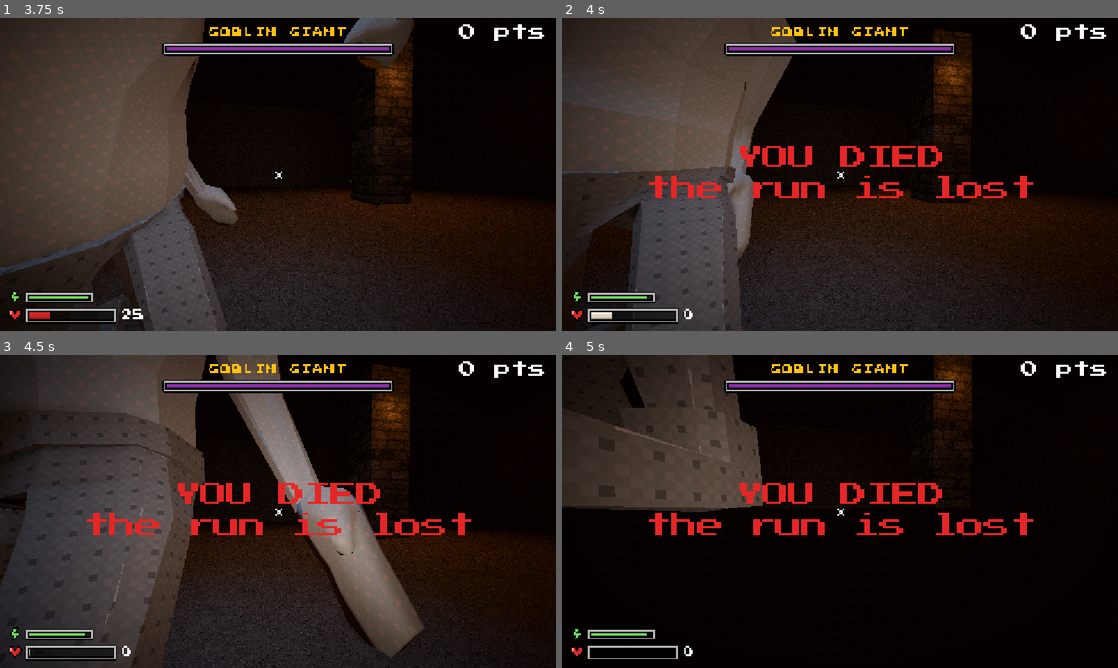
Above: before the commit, frames 1-4 (two rows, left to right).
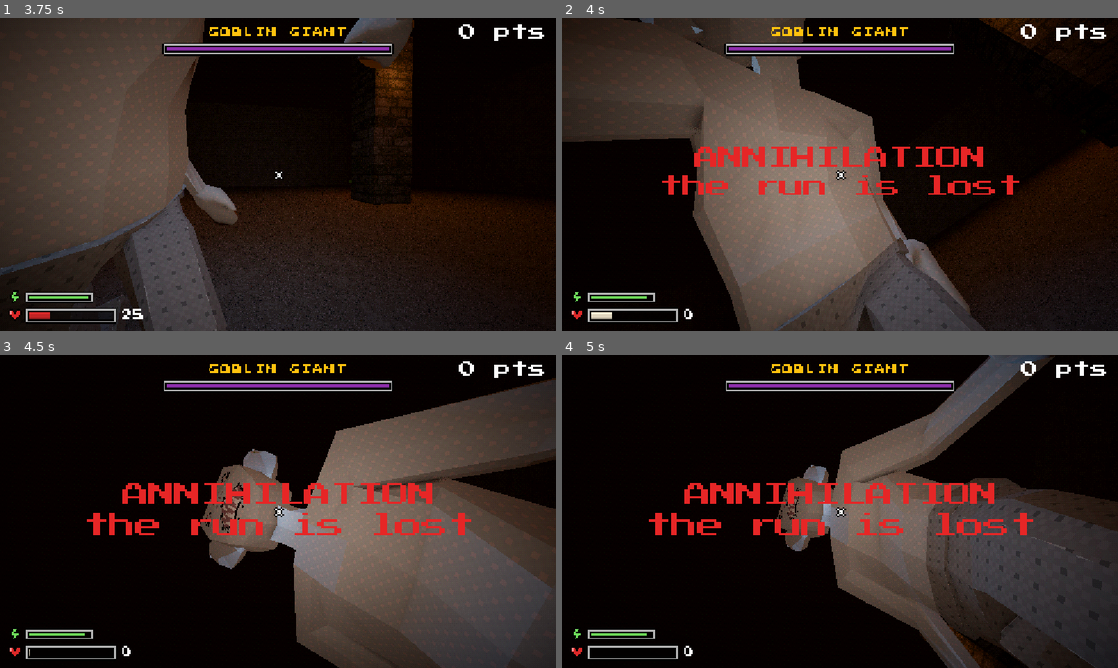
Above: after the commit, the same moments.

Repository: jmenoandrii/one-more-time
Game: Godot game, scene res://Scenes/final_battle.tscn
The game is run twice, just before and just after one commit, with the same random seed, the same clock (stepped at 60 frames per second) and the same inputs. This scene is started directly instead of the project's main scene. Sound files missing from this copy of the repository are replaced by a short silence.
Inputs (mouse positions are in pixels of both pictures, inside the frame that each line leads up to):
- Up to frame 1 (3.75 s): tap Enter (ui_accept) at 0.5 s; move the mouse to (305, 174) at 0.52 s; hold Shift (run) 0.53-1.28 s; hold W (move_forward) from 0.53 s (still down); tap Space (jump) at 0.77, 1.52, 3.02 s; move the mouse to (250, 174) at 1.27 s; click (250, 174) at 1.35 s; tap Shift (run) at 1.55, 2.3, 3.05 s; move the mouse to (289, 168) at 2.02 s; hold Ctrl (crouch) 2.03-2.78 s; move the mouse to (272, 180) at 2.77 s; right-click (272, 180) at 2.85 s; move the mouse to (316, 177) at 3.52 s; hold E (interact) from 3.53 s (still down)
- Up to frame 2 (4 s): keep holding W (move_forward); keep holding E (interact); tap Space (jump) at 3.77 s; tap Shift (run) at 3.8 s
- Up to frame 3 (4.5 s): keep holding W (move_forward); move the mouse to (233, 508) at 4.27 s; release E (interact) at 4.28 s; tap Shift (run) at 4.35 s
- Up to frame 4 (5 s): keep holding W (move_forward); tap Space (jump) at 4.52 s

Frame 1 is identical in both runs. In frame 2, 44% of the frame differs, in the area x 0-100%, y 0-100%; in frame 3, 77%; in frame 4, 47%.

Commit message:
Enhance gameplay with new debug cheats, improved enemy interactions, and expanded audio resources

Diff:
--- a/Prefabs/melee_monster.tscn
+++ b/Prefabs/melee_monster.tscn
@@ -29,7 +29,7 @@
 
 [sub_resource type="CylinderShape3D" id="CylinderShape3D_g0qyx"]
 height = 4.0
-radius = 16.0
+radius = 20.0
 
 [node name="MeleeMonster" type="CharacterBody3D" unique_id=465993397]
 script = ExtResource("1_84jqe")
--- a/Prefabs/range_monster.tscn
+++ b/Prefabs/range_monster.tscn
@@ -31,7 +31,7 @@
 
 [sub_resource type="CylinderShape3D" id="CylinderShape3D_g0qyx"]
 height = 4.0
-radius = 11.0
+radius = 20.0
 
 [sub_resource type="AudioStreamRandomizer" id="AudioStreamRandomizer_1vvqj"]
 playback_mode = 1
--- a/Scenes/hud.tscn
+++ b/Scenes/hud.tscn
@@ -20,6 +20,9 @@
 [ext_resource type="AudioStream" uid="uid://ba327r73emopp" path="res://Sounds/Kombo/06. Unstoppable.wav" id="18_unstoppable"]
 [ext_resource type="AudioStream" uid="uid://cppgqri4g53ap" path="res://Sounds/Kombo/05. Dominating.wav" id="19_dominating"]
 [ext_resource type="AudioStream" uid="uid://w6udb3hicrfd" path="res://Sounds/Kombo/02. Rampage.wav" id="20_rampage"]
+[ext_resource type="AudioStream" uid="uid://u1th6foyifgp" path="res://Sounds/Kombo/29. Game Over.wav" id="21_game_over"]
+[ext_resource type="AudioStream" uid="uid://bfuyf84porqeg" path="res://Sounds/Kombo/23. Final Stand.wav" id="22_final_stand"]
+[ext_resource type="AudioStream" uid="uid://b2ew0wudbt7sq" path="res://Sounds/Kombo/24. Annihilation.wav" id="23_annihilation"]
 [ext_resource type="Texture2D" uid="uid://dadwx7d2bmdx1" path="res://UI/Revolver/cylinder_0.png" id="cyl0"]
 [ext_resource type="Texture2D" uid="uid://dc5rrornq6swx" path="res://UI/Revolver/cylinder_1.png" id="cyl1"]
 [ext_resource type="Texture2D" uid="uid://cm8s3a8j3joy" path="res://UI/Revolver/cylinder_2.png" id="cyl2"]
@@ -101,7 +104,7 @@
 horizontal_alignment = 1
 vertical_alignment = 1
 
-[node name="CombatMessages" type="Control" parent="Root" unique_id=1572039486]
+[node name="CombatMessages" type="Control" parent="Root" unique_id=1572039486 node_paths=PackedStringArray("death_label")]
 layout_mode = 1
 anchors_preset = 15
 anchor_right = 1.0
@@ -111,6 +114,12 @@
 mouse_filter = 2
 script = ExtResource("15_combat")
 streak_sounds = Array[AudioStream]([ExtResource("16_double"), ExtResource("17_triple"), ExtResource("18_unstoppable"), ExtResource("19_dominating"), ExtResource("20_rampage")])
+death_label = NodePath("../DeathLabel")
+death_sounds = Array[AudioStream]([ExtResource("21_game_over"), ExtResource("23_annihilation")])
+death_texts = ["GAME OVER", "ANNIHILATION"]
+final_death_sound = ExtResource("22_final_stand")
+final_death_text = "FINAL STAND"
+all_killed_sound = ExtResource("22_final_stand")
 
 [node name="CritLabel" type="Label" parent="Root/CombatMessages" unique_id=1938475620]
 layout_mode = 1
@@ -151,7 +160,7 @@
 vertical_alignment = 1
 
 [node name="StreakSound" type="AudioStreamPlayer" parent="Root/CombatMessages" unique_id=1840273615]
-volume_db = 5.0
+volume_db = 7.197
 pitch_scale = 0.76
 
 [node name="Clock" type="Control" parent="Root" unique_id=1883068576]
--- a/Scripts/Boss.gd
+++ b/Scripts/Boss.gd
@@ -41,6 +41,7 @@
 var _forearm := -1
 
 func _ready() -> void:
+	add_to_group("enemy") # e.g. the player's death camera looks at the nearest enemy
 	player = get_tree().get_first_node_in_group("player")
 	health_component.health_changed.connect(_on_health_changed)
 	health_component.died.connect(_die)
@@ -175,5 +176,6 @@
 	var stone := stone_scene.instantiate()
 	for child in stone.get_children():
 		if child is VisualInstance3D:
+			child.owner = null # it leaves its scene: the old owner would be wrong
 			child.reparent(_held_stone, false)
 	stone.free()
--- /dev/null
+++ b/Scripts/Global/debug_cheats.gd
@@ -0,0 +1,40 @@
+extends Node
+
+# Test hotkeys, only in a debug build (run from the editor), never in an exported game:
+#   F1 — kill every enemy of the level (the final gate opens)
+#   F2 — +POINTS points
+#   F3 — the next loop (no upgrade, the points stay)
+#   F4 — straight to the boss fight, with the weapons in hands
+
+const POINTS := 500
+
+func _ready() -> void:
+	process_mode = Node.PROCESS_MODE_ALWAYS
+	if not OS.is_debug_build():
+		set_process_input(false)
+
+func _input(event: InputEvent) -> void:
+	if not (event is InputEventKey and event.pressed and not event.echo):
+		return
+	match event.physical_keycode:
+		KEY_F1:
+			_kill_all()
+		KEY_F2:
+			RunState.add_xp(POINTS)
+		KEY_F3:
+			if not RunState.in_final:
+				RunState.complete_level(null)
+				RunState.start_next_loop()
+		KEY_F4:
+			var player := get_tree().get_first_node_in_group("player")
+			if player and not RunState.in_final:
+				RunState.enter_final(player.get_owned_weapon_names())
+		_:
+			return
+	get_viewport().set_input_as_handled()
+
+func _kill_all() -> void:
+	for enemy in get_tree().get_nodes_in_group("enemy"):
+		var health := enemy.get_node_or_null("HealthComponent") as HealthComponent
+		if health and health.current_health > 0:
+			health.take_damage(health.current_health + 1.0)
--- a/Scripts/Global/run_state.gd
+++ b/Scripts/Global/run_state.gd
@@ -100,13 +100,20 @@
 
 # upgrade = the bought card, paid with points; null = skipped (or nothing left to buy)
 func complete_level(upgrade: UpgradeData) -> void:
-	if upgrade and can_afford(upgrade):
-		var price := get_price(upgrade)
-		xp -= price
-		upgrades[upgrade.id] = get_stacks(upgrade) + 1
-		GameEvents.xp_changed.emit(xp, -price)
+	buy_upgrade(upgrade)
 	loop += 1
 	save_run()
+
+# pays for the next level of the card; false (nothing bought) if it can't be afforded.
+# Not saved by itself: complete_level saves, like the points
+func buy_upgrade(upgrade: UpgradeData) -> bool:
+	if upgrade == null or not can_afford(upgrade):
+		return false
+	var price := get_price(upgrade)
+	xp -= price
+	upgrades[upgrade.id] = get_stacks(upgrade) + 1
+	GameEvents.xp_changed.emit(xp, -price)
+	return true
 
 # after the loop message: the level starts again as the next loop
 func start_next_loop() -> void:
--- a/Scripts/Player/Player.gd
+++ b/Scripts/Player/Player.gd
@@ -46,6 +46,11 @@
 # state params
 var is_crouching := false
 var is_player_dead := false
+# death camera: it drops near the floor, rolls on its side and turns to the killer's head
+const DEATH_EYE_HEIGHT := 0.35 # above the feet: low, but the near plane stays clear of the floor
+const DEATH_ROLL := 70.0 # degrees, lying on the side
+const DEATH_SPEED := 4.0 # how fast it falls / turns
+var _death_target: Node3D # the nearest enemy when the player died
 var is_cursor_locked := true
 
 # referens
@@ -331,13 +336,47 @@
 	if is_player_dead: return
 
 	is_player_dead = true
+	headbob.stop()
+	weapons_manager.visible = false
+	_death_target = _nearest_enemy()
+	head.top_level = true # moved in world space from now on, free of the body's yaw
 	GameEvents.player_died.emit()
 
 func _process_death() -> void:
-	head.global_position = head.global_position.move_toward(global_position, 0.1)
+	var k := 1.0 - exp(-DEATH_SPEED * get_physics_process_delta_time())
+	var position_now := head.global_position.lerp(global_position + Vector3.UP * DEATH_EYE_HEIGHT, k)
+
+	var direction := -head.global_basis.z
+	if is_instance_valid(_death_target):
+		direction = _head_point(_death_target) - position_now
+	if direction.length_squared() < 0.0001:
+		direction = -global_basis.z
+	var up := Vector3.UP if absf(direction.normalized().y) < 0.99 else Vector3.BACK
+	var target := Basis.looking_at(direction, up) * Basis(Vector3.FORWARD, deg_to_rad(DEATH_ROLL))
+	head.global_transform = Transform3D(head.global_basis.orthonormalized().slerp(target, k), position_now)
 
 	velocity.x = move_toward(velocity.x, 0, 0.5)
 	velocity.z = move_toward(velocity.z, 0, 0.5)
+
+func _nearest_enemy() -> Node3D:
+	var nearest: Node3D = null
+	var best := INF
+	for enemy in get_tree().get_nodes_in_group("enemy"):
+		var distance := global_position.distance_squared_to(enemy.global_position)
+		if distance < best:
+			best = distance
+			nearest = enemy
+	return nearest
+
+# about where the enemy's head is: near the top of its collision box
+func _head_point(enemy: Node3D) -> Vector3:
+	var height := 1.6
+	for shape_node in enemy.find_children("*", "CollisionShape3D", false, false):
+		var box := (shape_node as CollisionShape3D).shape as BoxShape3D
+		if box:
+			height = (shape_node as CollisionShape3D).position.y + box.size.y * 0.5 - 0.3
+			break
+	return enemy.global_position + Vector3.UP * height * enemy.scale.y
 
 func play_step_sounds():
 	if floortype_ray.is_colliding():
--- a/Scripts/RangeMonster.gd
+++ b/Scripts/RangeMonster.gd
@@ -270,6 +270,7 @@
 	_held_stone.visible = false
 	for child in stone.get_children():
 		if child is VisualInstance3D:
+			child.owner = null # it leaves its scene: the old owner would be wrong
 			child.reparent(_held_stone, false)
 	stone.free()
 	add_child(_held_stone)
--- a/Scripts/UI/combat_messages.gd
+++ b/Scripts/UI/combat_messages.gd
@@ -7,6 +7,9 @@
 # Children (edit them in the scene): CritLabel — the look of one crit popup (hidden template,
 # duplicated for every crit, so several can be on screen); StreakLabel — the multi-kill announcement;
 # StreakSound — plays the announcer line (its pitch_scale / volume are set there).
+# The announcer also speaks when the player dies and when every enemy is dead; a new line cuts
+# the one playing (one voice, like the combos). On a death the death label shows what is said:
+# the run is lost — or, in the boss fight, the run goes on with the next loop.
 
 @export_group("Crit")
 @export var crit_text: String = "CRIT! %d" # %d = the damage
@@ -23,6 +26,16 @@
 @export var streak_hold: float = 1.2 # on screen before fading, s
 @export var streak_fade: float = 0.4
 
+@export_group("Announcer")
+@export var death_label: Label # the big text on a death; gets the line said
+@export var death_sounds: Array[AudioStream] = [] # one at random when the player dies
+@export var death_texts: PackedStringArray = ["ANNIHILATION", "GAME OVER"] # in the same order as death_sounds
+@export var death_subtitle: String = "the run is lost"
+@export var final_death_sound: AudioStream # a death in the boss fight: the run goes on
+@export var final_death_text: String = "ONE MORE TIME"
+@export var final_death_subtitle: String = "the loop goes on"
+@export var all_killed_sound: AudioStream # every enemy of the level is dead (the final gate opens)
+
 @onready var _crit_template: Label = $CritLabel
 @onready var _streak_label: Label = $StreakLabel
 @onready var _streak_sound: AudioStreamPlayer = $StreakSound
@@ -34,6 +47,8 @@
 	_streak_label.visible = false
 	GameEvents.enemy_hit.connect(_on_enemy_hit)
 	GameEvents.kill_streak.connect(_on_kill_streak)
+	GameEvents.player_died.connect(_on_player_died)
+	GameEvents.final_unlocked.connect(_announce.bind(all_killed_sound))
 
 func _on_enemy_hit(damage: float, is_crit: bool, _killed: bool) -> void:
 	if not is_crit:
@@ -53,6 +68,30 @@
 	tween.parallel().tween_property(label, "modulate:a", 0.0, crit_time * 0.4).set_delay(crit_time * 0.6)
 	tween.tween_callback(label.queue_free)
 
+func _on_player_died() -> void:
+	var text: String
+	var subtitle: String
+	if RunState.in_final:
+		_announce(final_death_sound)
+		text = final_death_text
+		subtitle = final_death_subtitle
+	else:
+		var index := randi() % maxi(death_sounds.size(), 1)
+		if index < death_sounds.size():
+			_announce(death_sounds[index])
+		text = death_texts[index] if index < death_texts.size() else "YOU DIED"
+		subtitle = death_subtitle
+	if death_label:
+		death_label.text = "%s
+%s" % [text, subtitle] if subtitle != "" else text
+		_pop(death_label) # stays: the level restarts under it
+
+func _announce(sound: AudioStream) -> void:
+	if sound == null:
+		return
+	_streak_sound.stream = sound
+	_streak_sound.play()
+
 func _on_kill_streak(kills: int, bonus: int) -> void:
 	if streak_names.is_empty():
 		return
@@ -63,15 +102,20 @@
 		_streak_sound.play()
 	if bonus > 0:
 		_streak_label.text += bonus_text % bonus
-	_streak_label.visible = true
-	_streak_label.modulate.a = 1.0
-	_streak_label.pivot_offset = _streak_label.size * 0.5
-	_streak_label.scale = Vector2.ONE * 2.0
-
 	if _streak_tween:
 		_streak_tween.kill()
-	_streak_tween = create_tween()
-	_streak_tween.tween_property(_streak_label, "scale", Vector2.ONE, 0.25).set_trans(Tween.TRANS_BACK).set_ease(Tween.EASE_OUT)
+	_streak_tween = _pop(_streak_label)
 	_streak_tween.tween_interval(streak_hold)
 	_streak_tween.tween_property(_streak_label, "modulate:a", 0.0, streak_fade)
 	_streak_tween.tween_callback(_streak_label.hide)
+
+# the announcement look: shown twice its size, it snaps down to it with a little overshoot.
+# Returns the tween, to add the rest of the show after it
+func _pop(label: Label) -> Tween:
+	label.visible = true
+	label.modulate.a = 1.0
+	label.pivot_offset = label.size * 0.5
+	label.scale = Vector2.ONE * 2.0
+	var tween := create_tween()
+	tween.tween_property(label, "scale", Vector2.ONE, 0.25).set_trans(Tween.TRANS_BACK).set_ease(Tween.EASE_OUT)
+	return tween
--- a/Scripts/UI/upgrade_screen.gd
+++ b/Scripts/UI/upgrade_screen.gd
@@ -3,6 +3,8 @@
 # Shown when the level is finished: buy 1 of 3 upgrade cards with the run's points
 # (click or keys 1-3) or skip and keep the points (SKIP / key 4); then the next loop starts.
 # REROLL (key R) deals 3 new cards for points: REROLL_COST, then REROLL_STEP more every time.
+# From the loop more_upgrades_loop on, buying a card deals new ones: buy as many as the points allow,
+# then CONTINUE (SKIP turns into it once something is bought).
 # Cards the player can't afford yet are shown, but locked. The UI is built in code, in the HUD's pixel style:
 # laid out in art pixels under a PixelRoot, the cards are PixelButtons.
 
@@ -35,6 +37,9 @@
 @onready var _title := Label.new()
 @onready var _subtitle := Label.new()
 @onready var _cards_box := HBoxContainer.new()
+@export var _more_upgrades_loop: int = 5 # finishing this loop or a later one: several upgrades per screen
+
+var _bought := 0 # cards bought on this screen
 
 func _ready() -> void:
 	process_mode = Node.PROCESS_MODE_ALWAYS
@@ -97,6 +102,7 @@
 
 	_title.text = "LOOP %d COMPLETE" % (RunState.loop + 1)
 	_reroll_cost = REROLL_COST
+	_bought = 0
 	visible = true
 	_deal()
 	var tween := create_tween().set_parallel()
@@ -115,7 +121,7 @@
 	if _choices.is_empty(): # every card is maxed
 		_subtitle.text = "EVERYTHING IS MAXED"
 	elif affordable:
-		_subtitle.text = "BUY AN UPGRADE: %d PTS" % RunState.xp
+		_subtitle.text = ("BUY ANOTHER: %d PTS" if _bought > 0 else "BUY AN UPGRADE: %d PTS") % RunState.xp
 	else:
 		_subtitle.text = "NOT ENOUGH POINTS: %d PTS" % RunState.xp
 	for i in _choices.size():
@@ -123,8 +129,8 @@
 	for card in _cards:
 		_cards_box.add_child(card.get_parent()) # the holder: the box would reset a tilt of the card itself
 
-	# skip = keep the points for later; just "continue" when there is nothing to buy
-	_skip_button.text = "[4] SKIP" if affordable else "CONTINUE"
+	# skip = keep the points for later; "continue" once something is bought or nothing can be
+	_skip_button.text = "[4] SKIP" if affordable and _bought == 0 else "[4] CONTINUE"
 	_reroll_button.text = "[R] REROLL %d" % _reroll_cost
 	_reroll_button.disabled = _choices.is_empty() or RunState.xp < _reroll_cost
 	_appear()
@@ -225,6 +231,9 @@
 		return spawner.get_announcement(RunState.loop + 1) # complete_level has already moved the loop on
 	return PackedStringArray()
 
+func _allows_more() -> bool:
+	return RunState.loop + 1 >= _more_upgrades_loop # the loop being finished, numbered from 1
+
 func _input(event: InputEvent) -> void:
 	if not visible:
 		return
@@ -249,9 +258,17 @@
 func _choose(upgrade: UpgradeData) -> void:
 	if not _accepting or _chosen:
 		return
+	# several upgrades per screen on the late loops: a bought card deals new ones
+	if upgrade and _allows_more():
+		if RunState.buy_upgrade(upgrade):
+			_bought += 1
+		_deal()
+		return
+
 	_chosen = true
 	RunState.complete_level(upgrade) # saved now, so quitting during the message keeps the choice
 	visible = false
+
 	# in the root, not in the level: it must outlive the level reload
 	var message := LoopMessage.new()
 	get_tree().root.add_child(message)
--- a/Scripts/Weapon/Bullet.gd
+++ b/Scripts/Weapon/Bullet.gd
@@ -42,6 +42,7 @@
 	_visual.top_level = true
 	for child in get_children():
 		if not child is CollisionShape3D:
+			child.owner = null # it leaves its scene: the old owner would be wrong
 			child.reparent(_visual, false)
 	add_child(_visual)
 	_visual.visible = not _hide_visual
--- a/Sounds/Goblin/goblin_growl.tres
+++ b/Sounds/Goblin/goblin_growl.tres
@@ -6,7 +6,7 @@
 
 [resource]
 random_pitch = 1.1
-random_volume_offset_db = 2.0
+random_volume_offset_db = 0.87
 streams_count = 3
 stream_0/stream = ExtResource("1_ogre")
 stream_1/stream = ExtResource("2_goblin")
--- a/default_bus_layout.tres
+++ b/default_bus_layout.tres
@@ -9,7 +9,7 @@
 bus/1/solo = false
 bus/1/mute = false
 bus/1/bypass_fx = false
-bus/1/volume_db = -9.632782
+bus/1/volume_db = -3.5429828
 bus/1/send = &"Master"
 bus/1/effect/0/effect = SubResource("AudioEffectLowPassFilter_j3pel")
 bus/1/effect/0/enabled = true
--- a/project.godot
+++ b/project.godot
@@ -29,6 +29,7 @@
 Settings="*uid://dfyemd0ru0nqt"
 RunState="*uid://bsnlv5ilpkhjy"
 Music="*uid://0tlmxw53qoej"
+DebugCheats="*res://Scripts/Global/debug_cheats.gd"
 
 [display]
 
Not shown, added: Scripts/Global/debug_cheats.gd.uid
Not shown, added: Sounds/Kombo/23. Final Stand.wav.import
Not shown, added: Sounds/Kombo/24. Annihilation.wav.import
Not shown, added: Sounds/Kombo/29. Game Over.wav.import
Not shown, added: Sounds/Kombo/23. Final Stand.wav
Not shown, added: Sounds/Kombo/24. Annihilation.wav
Not shown, added: Sounds/Kombo/29. Game Over.wav
